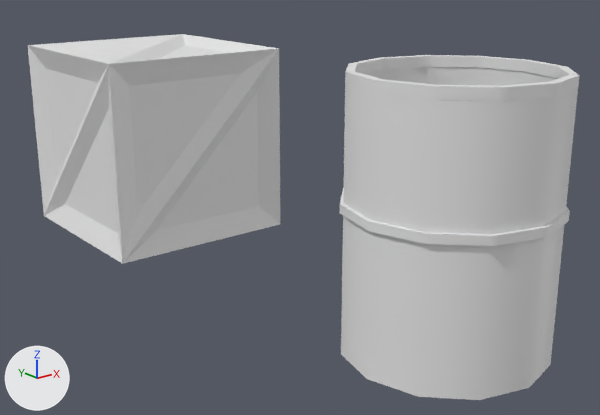
A saved change to the FBX model Assets/Assets/Environment/Textures/Box n Barell.fbx.
Rendered twice from a 50 mm lens placed at (-2.0, -2.54, 1.32), pointed at (0.07, 0.05, 0.29). The axes (+X, +Y, +Z) are drawn at lower left. The lights are the same throughout.
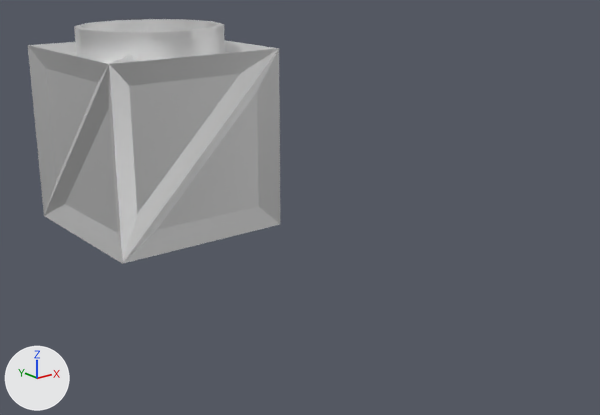
The newer file is also turned or shifted as a whole; pictures and numbers use the older file's frame.

Pixel boxes [x1, y1, x2, y2] of what changed, in the pictures (600 x 415 px):
'Cylinder.008', deleted
    before: [340, 55, 580, 400]
'Cube.025', recoloured
    both: [28, 34, 280, 264]
'Cylinder.010', added
    after: [74, 19, 225, 64]

The change, as a diff of the scene's bpy script:
```diff
--- a/Assets/Assets/Environment/Textures/Box n Barell.fbx.py
+++ b/Assets/Assets/Environment/Textures/Box n Barell.fbx.py
@@ mat_material_021 @@
+mat_material_021 = principled_material('Material.021')
+mat_material_021.base_color = (0.8, 0.8, 0.8)  # white #e7e7e7
+mat_material_021.metallic = 1.0
+mat_material_021.roughness = 0.553
@@ mat_material_022 @@
+mat_material_022 = principled_material('Material.022')
+mat_material_022.base_color = (0.8, 0.8, 0.8)  # white #e7e7e7
+mat_material_022.metallic = 1.0
+mat_material_022.roughness = 0.553
@@ me_cube_025 @@
 me_cube_025.from_pydata(...)  # 58 vertices, 74 faces; spans x -0.443..0.443, y 0.008..0.895, z 1.092..1.979
-me_cube_025.materials.append(mat_material)  # white #e7e7e7
+me_cube_025.materials.append(mat_material_021)  # white #e7e7e7
@@ me_cylinder_032 @@
+me_cylinder_032.from_pydata(...)  # 300 vertices, 94 faces; spans x -0.368..0.368, y -0.368..0.368, z 0.016..0.965
+me_cylinder_032.materials.append(mat_material_022)  # white #e7e7e7
@@ ob_cylinder_008 @@
-ob_cylinder_008 = bpy.data.objects.new('Cylinder.008', me_cylinder_008)
-ob_cylinder_008.location = (0.0, -0.441, 0.824)
@@ ob_cylinder_010 @@
+ob_cylinder_010 = bpy.data.objects.new('Cylinder.010', me_cylinder_032)
+ob_cylinder_010.location = (0.0, 1.117, 0.0)
```
